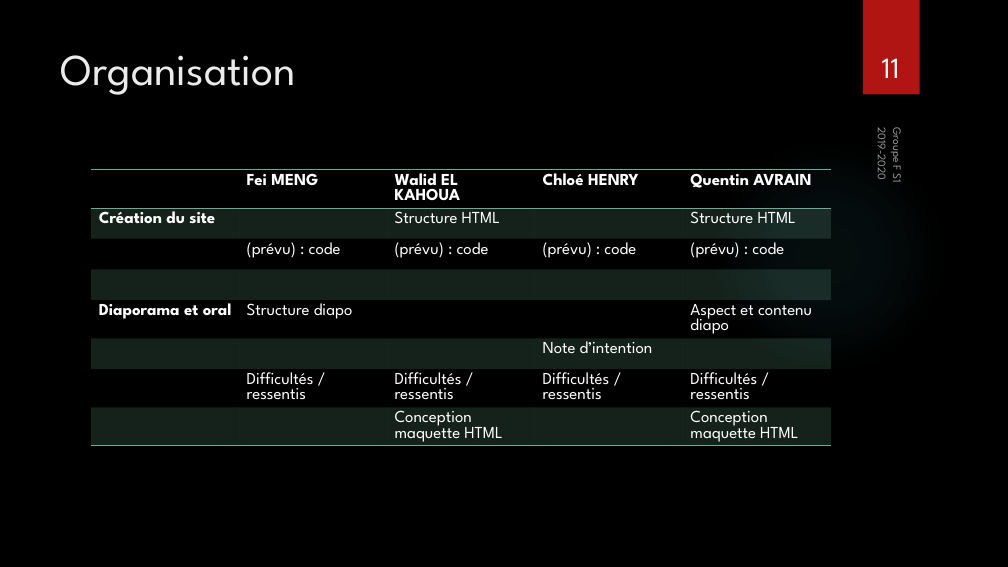
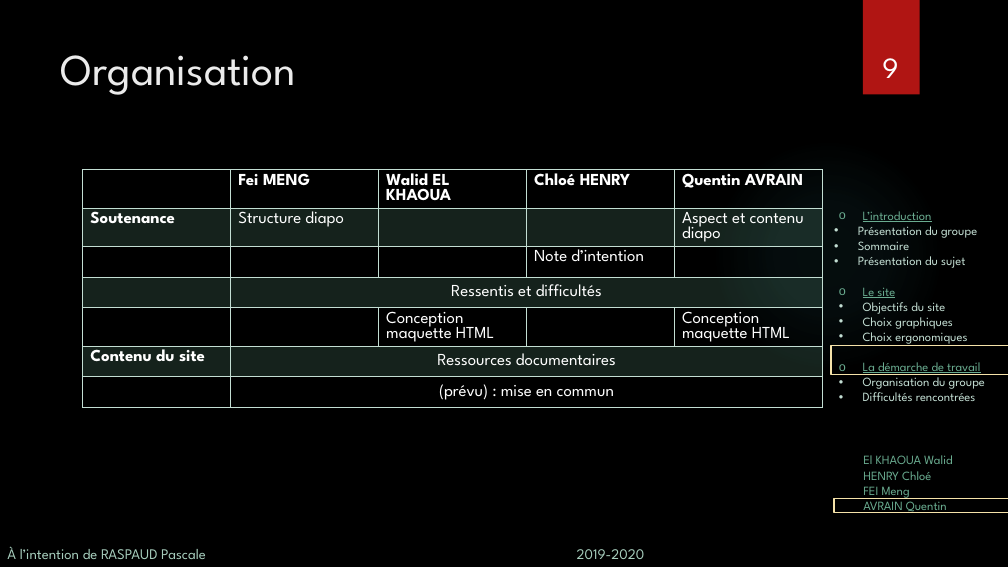
Before and after one commit to wldl/ptut, a slide deck: slide 9 of soutenance/Soutenance.pptx (slide 11 before the commit). Drawn at 1008x567 pixels with LibreOffice and Linux fonts; fonts in the diff are those of the drawing; background and template pictures are left out. Boxes give left, top, right and bottom in pixels: in the first picture for what was removed or moved away, otherwise in the second. Text is boxed around its words. In the diff, an @@ line names an element or a change of style, - is before the commit and + after.

Commit message:
modif diapo

```diff
--- a/soutenance/Soutenance.pptx
+++ b/soutenance/Soutenance.pptx
@@ page number at (x1=882, y1=58, x2=898, y2=78): text changed @@
-11
+9
@@ text removed at (x1=874, y1=132, x2=891, y2=179) @@
-2019-2020
@@ text removed at (x1=889, y1=130, x2=906, y2=182) @@
-Groupe F S1
@@ table at (x1=83, y1=169, x2=824, y2=436) @@
-row 1:  | Fei MENG | Walid EL KAHOUA | Chloé HENRY | Quentin AVRAIN
-row 2: Création du site |  | Structure HTML |  | Structure HTML
-row 3:  | (prévu) : code | (prévu) : code | (prévu) : code | (prévu) : code
-row 4:  |  |  |  | 
-row 5: Diaporama et oral | Structure diapo |  |  | Aspect et contenu diapo
+row 1:  | Fei MENG | Walid EL KHAOUA | Chloé HENRY | Quentin AVRAIN
+row 2: Soutenance | Structure diapo |  |  | Aspect et contenu diapo
-row 7:  | Difficultés / ressentis | Difficultés / ressentis | Difficultés / ressentis | Difficultés / ressentis
+row 4:  | Ressentis et difficultés |  |  | 
+row 6: Contenu du site | Ressources documentaires |  |  | 
+row 7:  | (prévu) : mise en commun |  |  | 
@@ table resized from (x1=91, y1=169, x2=833, y2=484) to (x1=83, y1=169, x2=824, y2=436) @@
@@ text added at (x1=858, y1=211, x2=985, y2=401), 12 pt, text #C3DED3 @@
+  o L’introduction
+  • Présentation du groupe
+  • Sommaire
+  • Présentation du sujet
+  o Le site
+  • Objectifs du site
+  • Choix graphiques
+  • Choix ergonomiques
+  o La démarche de travail
+  • Organisation du groupe
+  • Difficultés rencontrées
@@ rectangle added at (x1=831, y1=346, x2=1008, y2=375), outline #F5E2A9 1.5 pt @@
@@ text added at (x1=863, y1=455, x2=953, y2=513), 12 pt, text #6AAC90 @@
+El KHAOUA Walid
+HENRY Chloé
+FEI Meng
+AVRAIN Quentin
@@ rectangle added at (x1=834, y1=498, x2=1008, y2=512), outline #F5E2A9 1.5 pt @@
@@ text added at (x1=7, y1=546, x2=645, y2=559), 14 pt, text #A6CDBC @@
+À l’intention de RASPAUD Pascale 2019-2020
```
Also in this commit, not shown: 10 other slides changed, 1 slide added, 1 slide removed, 3 other files.
